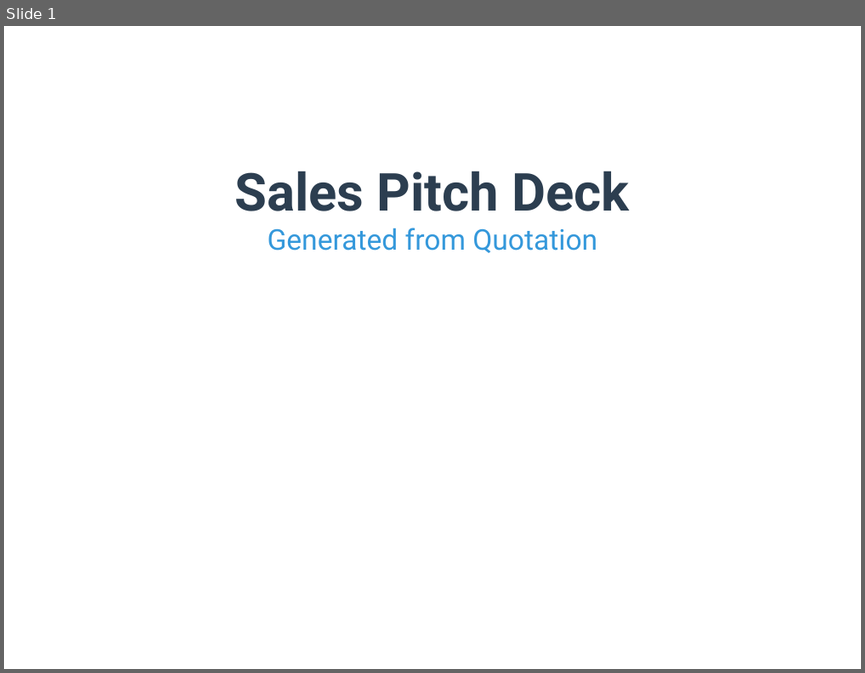
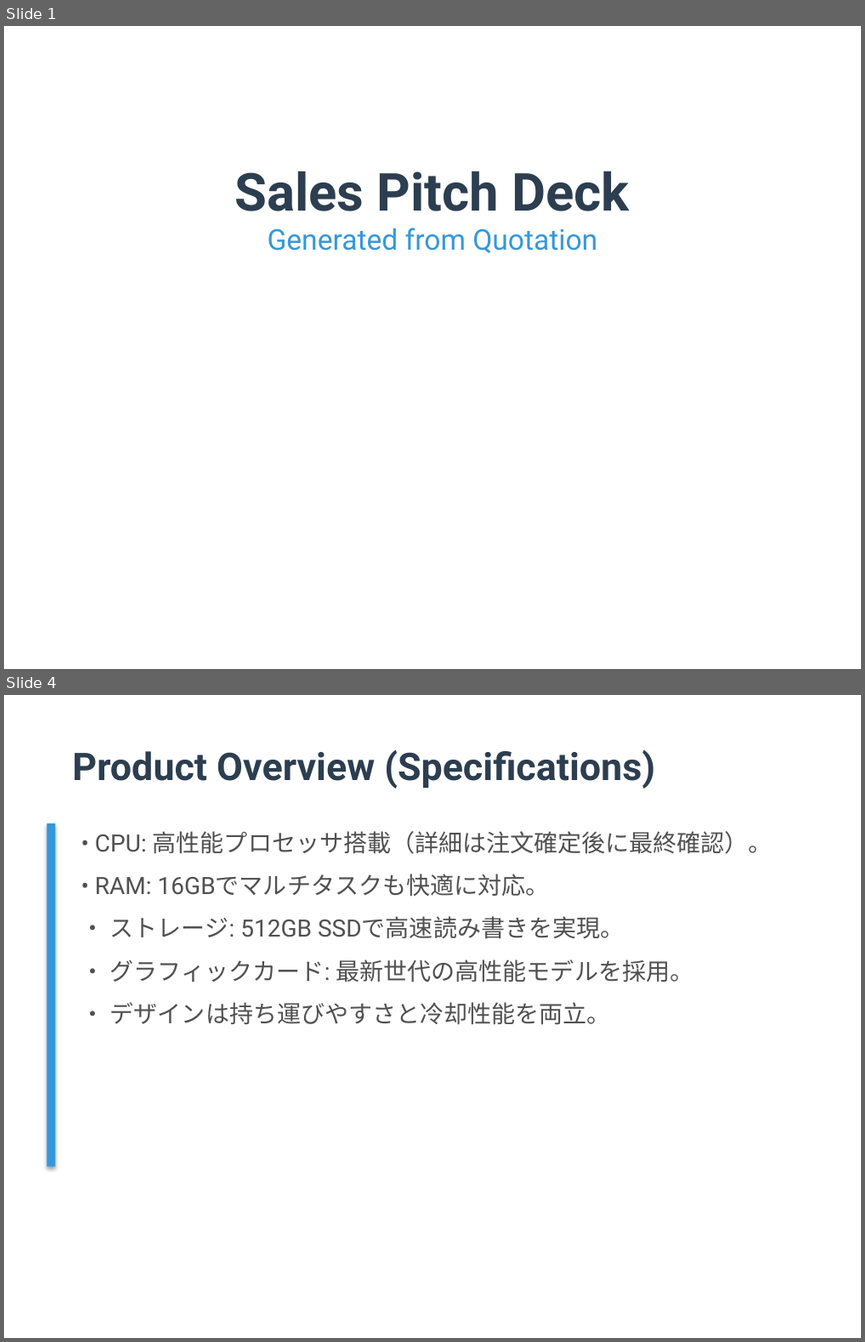
Before and after one commit to TejasGupta-27/b2b-sales-backend, a slide deck: Data/pitch_decks/pitch_deck_001.pptx. Shown one above the other, each under a label of ours: slide 1 before the commit, slides 1 and 4 after it; the slides between them are not shown. The pictures are 865x673 and 865x1342 pixels, drawn with LibreOffice and Linux fonts; fonts in the diff are those of the drawing. Boxes give left, top, right and bottom in pixels: in the first picture for what was removed or moved away, otherwise in the second. Text is boxed around its words. In the diff, an @@ line names an element or a change of style, - is before the commit and + after.

```diff
--- a/Data/pitch_decks/pitch_deck_001.pptx
+++ b/Data/pitch_decks/pitch_deck_001.pptx
@@ slide 4 added at (4,695,861,1338), background #FFFFFF @@
@@ text added at (72,750,655,789), 32 pt, text #2C3E50, bold @@
+Product Overview (Specifications)
@@ rectangle added at (46,823,55,1166), fill #3498DB @@
@@ text added at (95,831,772,1025), 20 pt, text #505050 @@
+• CPU: 高性能プロセッサ搭載（詳細は注文確定後に最終確認）。
+• RAM: 16GBでマルチタスクも快適に対応。
+• ストレージ: 512GB SSDで高速読み書きを実現。
+• グラフィックカード: 最新世代の高性能モデルを採用。
+• デザインは持ち運びやすさと冷却性能を両立。
```
Also in this commit, not shown: 1 slide changed, 7 other slides added, 8 slides removed, 13 other files.
